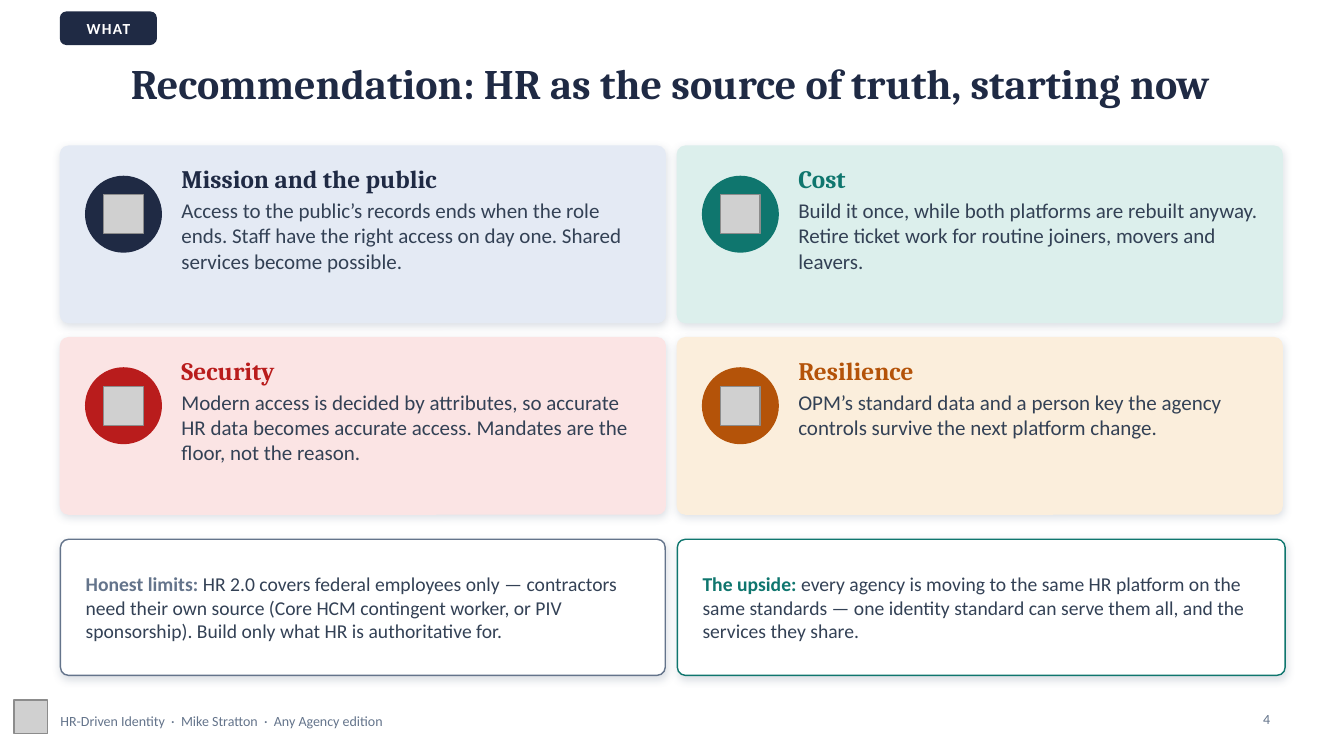
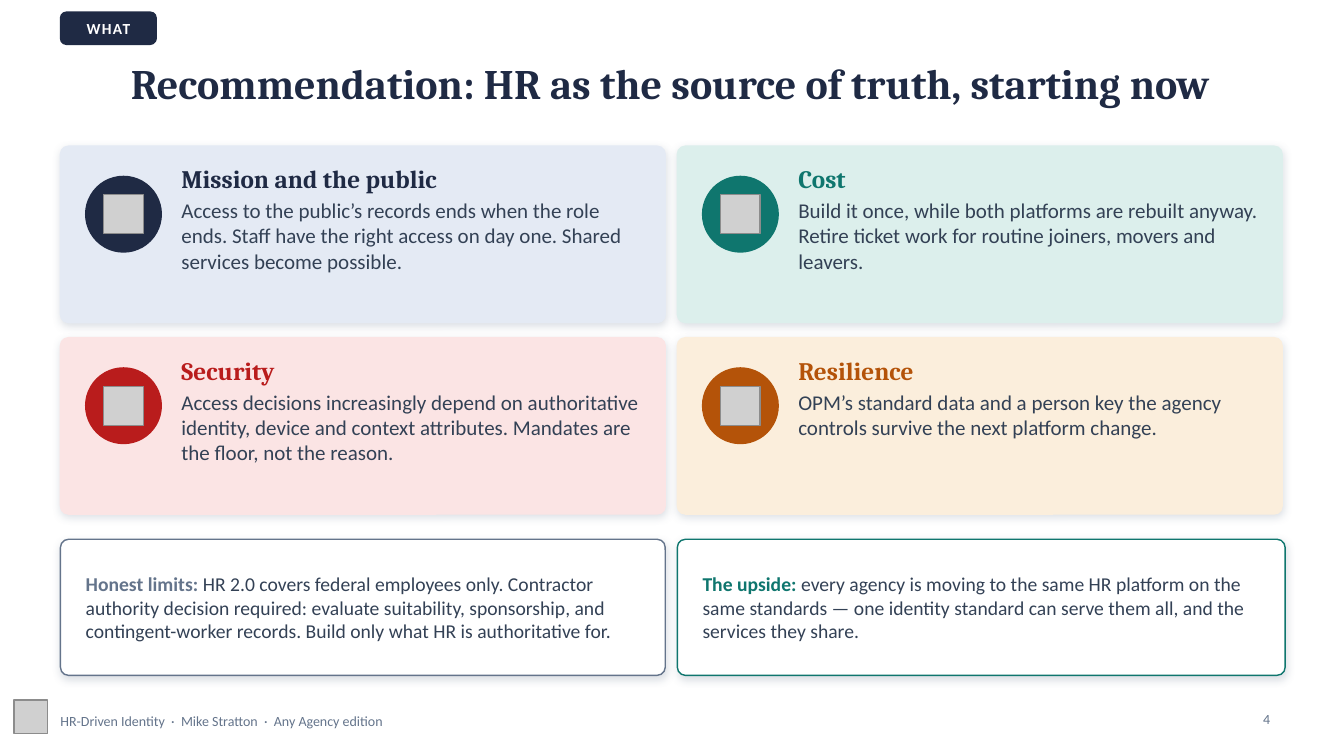
Before and after one commit to WhalerMike/modernization-workbook, a slide deck: slide 4 of presentations/hr-driven-identity-interview/HR_Driven_Identity_Exec_AnyAgency_Narrated.pptx. Drawn at 1344x756 pixels with LibreOffice and Linux fonts; fonts in the diff are those of the drawing; grey boxes stand for pictures; background and template pictures are left out. Boxes give left, top, right and bottom in pixels: in the first picture for what was removed or moved away, otherwise in the second. Text is boxed around its words. In the diff, an @@ line names an element or a change of style, - is before the commit and + after.

```diff
--- a/presentations/hr-driven-identity-interview/HR_Driven_Identity_Exec_AnyAgency_Narrated.pptx
+++ b/presentations/hr-driven-identity-interview/HR_Driven_Identity_Exec_AnyAgency_Narrated.pptx
@@ text at (181, 395, 638, 463): text changed @@
-Modern access is decided by attributes, so accurate HR data becomes accurate access. Mandates are the floor, not the reason.
+Access decisions increasingly depend on authoritative identity, device and context attributes. Mandates are the floor, not the reason.
@@ text at (86, 577, 611, 642): text changed @@
-Honest limits: HR 2.0 covers federal employees only — contractors need their own source (Core HCM contingent worker, or PIV sponsorship). Build only what HR is authoritative for.
+Honest limits: HR 2.0 covers federal employees only. Contractor authority decision required: evaluate suitability, sponsorship, and contingent-worker records. Build only what HR is authoritative for.
```
Also in this commit, not shown: 4 other slides changed, 2 slides added, 46 other files.
